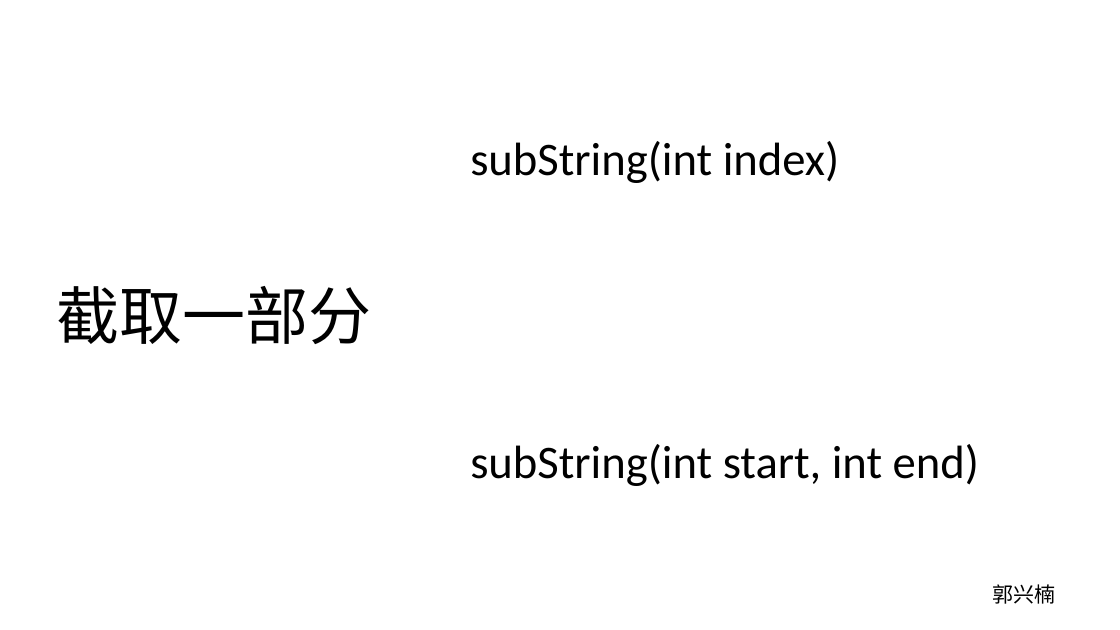
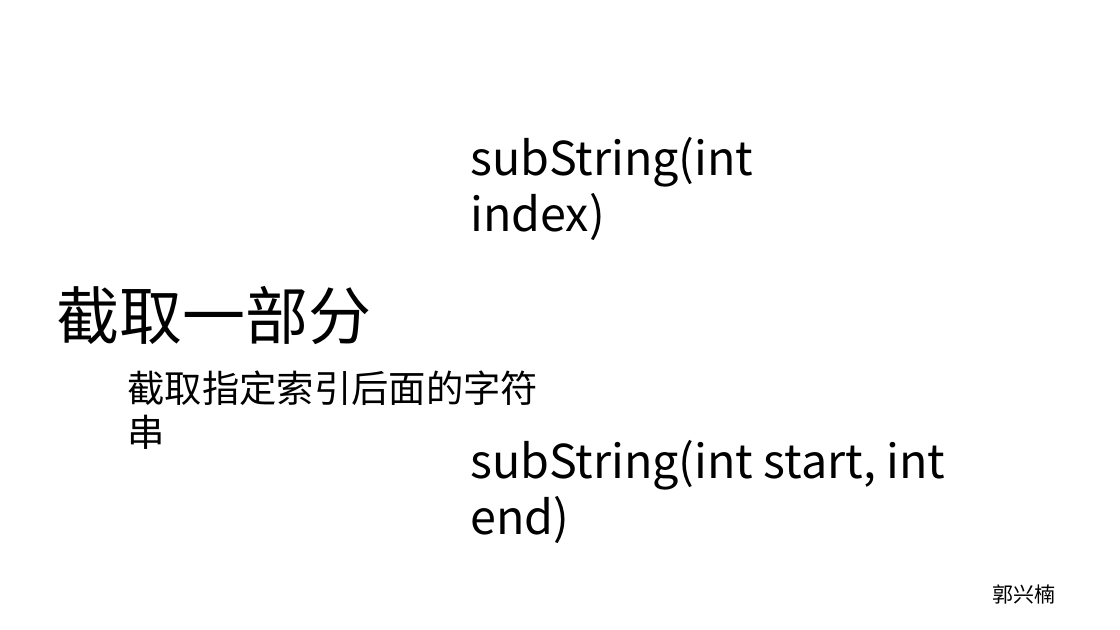
Before and after one commit to mixinan/mygit, a slide deck: slide 17 of 0703.pptx (slide 15 before the commit). Drawn at 1120x630 pixels with LibreOffice and Linux fonts; fonts in the diff are those of the drawing; background and template pictures are left out. Boxes give left, top, right and bottom in pixels: in the first picture for what was removed or moved away, otherwise in the second. Text is boxed around its words. In the diff, an @@ line names an element or a change of style, - is before the commit and + after.

```diff
--- a/0703.pptx
+++ b/0703.pptx
@@ text "subString(int index)" at (470, 137, 753, 240): font Calibri to Noto Sans CJK SC @@
@@ text added at (127, 370, 538, 405), 32 pt, text #000000 @@
+截取指定索引后面的字符串
@@ text "subString(int start, int end)" at (470, 440, 946, 543): font Calibri to Noto Sans CJK SC @@
```
Also in this commit, not shown: 5 other slides changed, 4 slides added.
